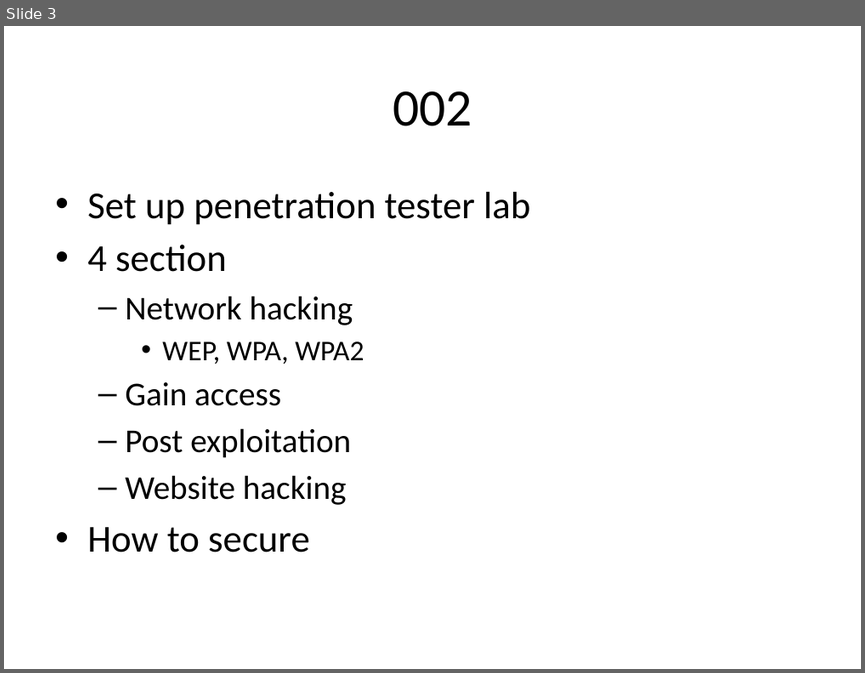
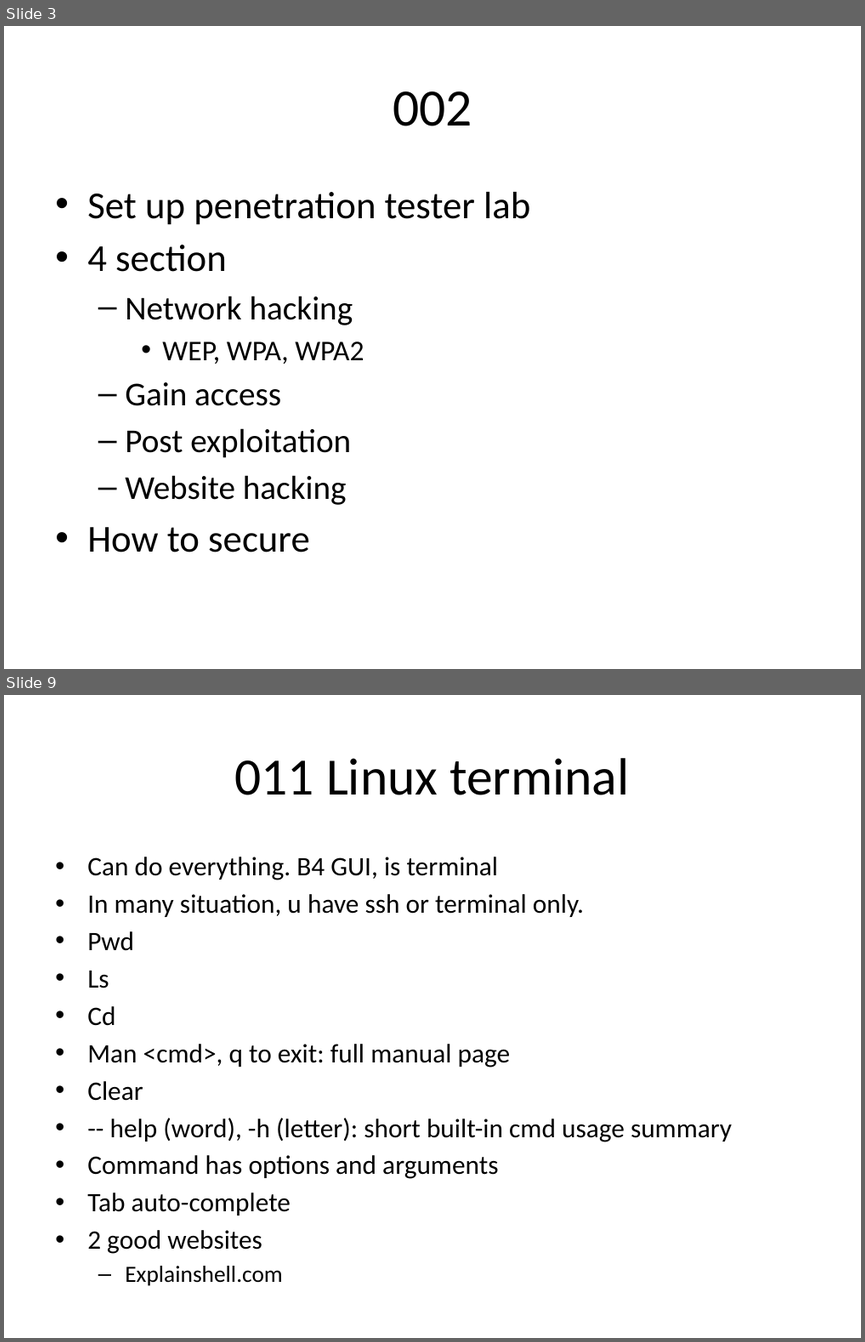
Before and after one commit to kindaichinisan/ethical_hacking, a slide deck: Ethical hacking.pptx. Shown one above the other, each under a label of ours: slide 3 before the commit, slides 3 and 9 after it; the slides between them are not shown. The pictures are 865x673 and 865x1342 pixels, drawn with LibreOffice and Linux fonts; fonts in the diff are those of the drawing. Boxes give left, top, right and bottom in pixels: in the first picture for what was removed or moved away, otherwise in the second. Text is boxed around its words. In the diff, an @@ line names an element or a change of style, - is before the commit and + after.

```diff
--- a/Ethical hacking.pptx
+++ b/Ethical hacking.pptx
@@ slide 9 added at bbox=[4, 695, 861, 1338], background #FFFFFF @@
@@ title added at bbox=[235, 758, 629, 795], 44 pt, text #000000 @@
+011 Linux terminal
@@ text added at bbox=[87, 857, 732, 1253], 22.4 pt, text #000000 @@
+• Can do everything. B4 GUI, is terminal
+• In many situation, u have ssh or terminal only.
+• Pwd
+• Ls
+• Cd
+• Man <cmd>, q to exit: full manual page
+• Clear
+• -- help (word), -h (letter): short built-in cmd usage summary
+• Command has options and arguments
+• Tab auto-complete
+• 2 good websites
+  – Explainshell.com
```
Also in this commit, not shown: 11 other slides added, 29 other files.
